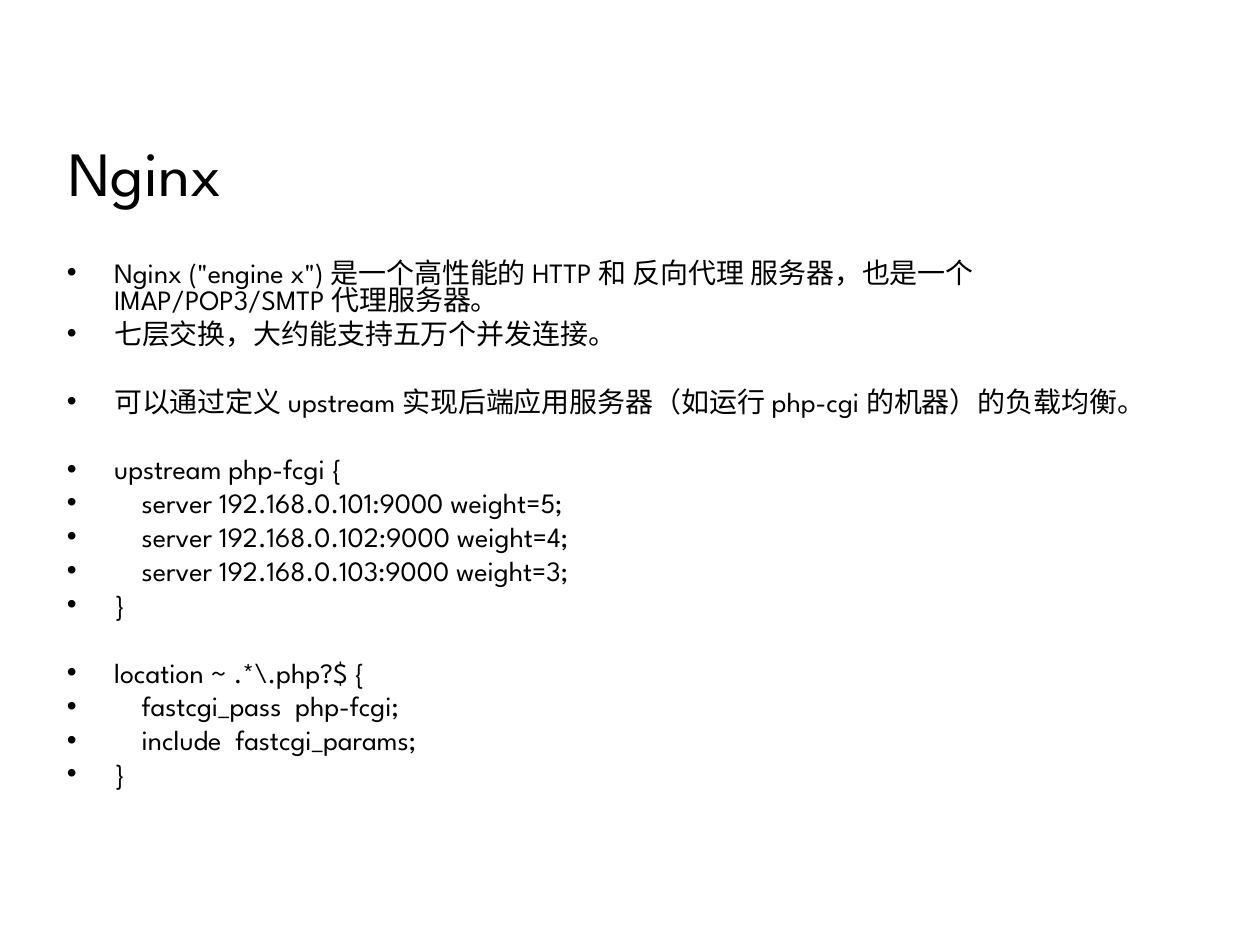
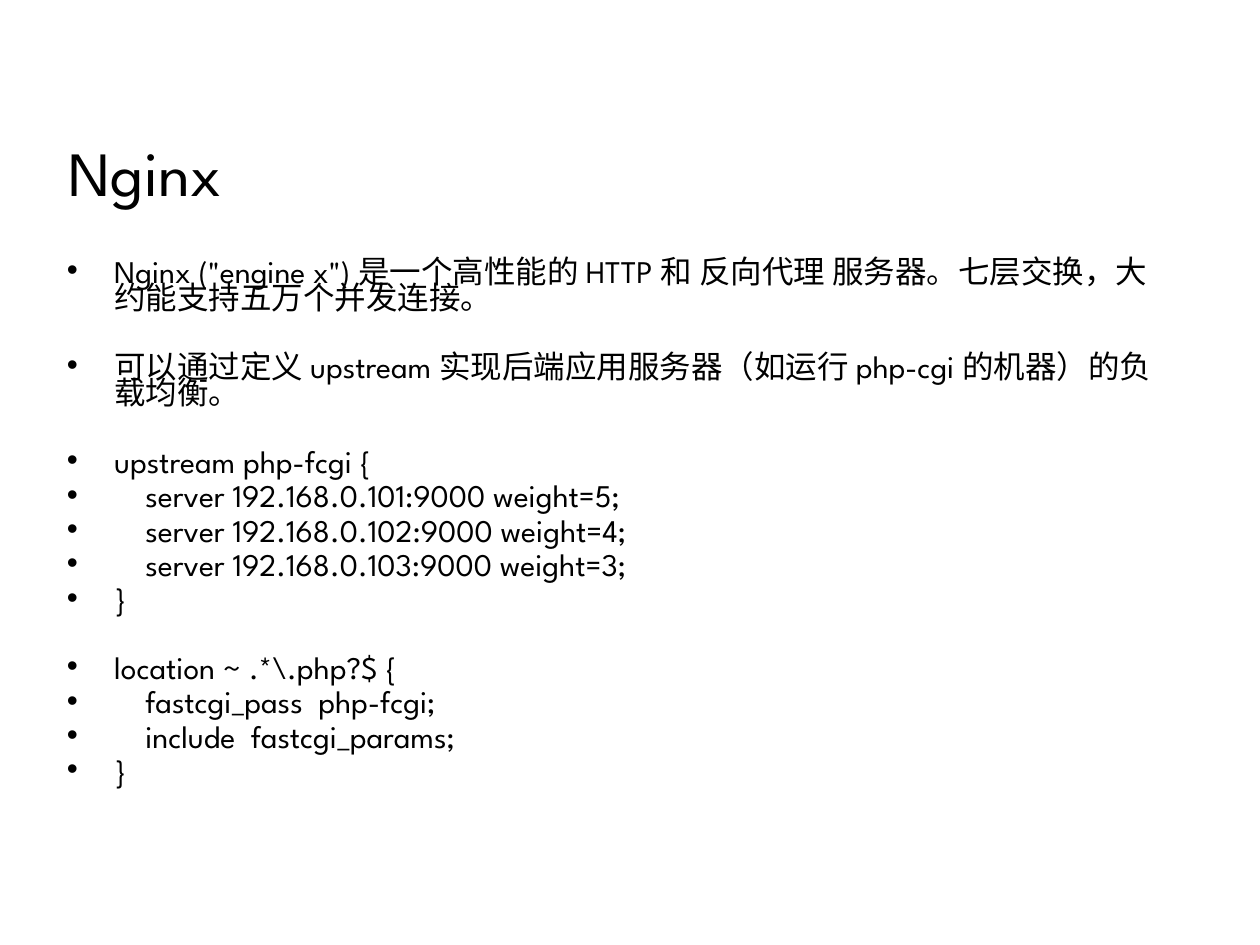
Before and after one commit to 7KjN3mHq/bluedata, a slide deck: slide 11 of system/01总览/架构/网站集群架构.ppt. Drawn at 1260x945 pixels with LibreOffice and Linux fonts; fonts in the diff are those of the drawing; background and template pictures are left out. Boxes give left, top, right and bottom in pixels: in the first picture for what was removed or moved away, otherwise in the second. Text is boxed around its words. In the diff, an @@ line names an element or a change of style, - is before the commit and + after.

```diff
--- a/system/01总览/架构/网站集群架构.ppt
+++ b/system/01总览/架构/网站集群架构.ppt
@@ text at bbox=[114, 256, 1147, 312]: text changed; size 16 to 18 pt @@
-• Nginx ("engine x") 是一个高性能的 HTTP 和 反向代理 服务器，也是一个 IMAP/POP3/SMTP 代理服务器。
-• 七层交换，大约能支持五万个并发连接。
+• Nginx ("engine x") 是一个高性能的 HTTP 和 反向代理 服务器。七层交换，大约能支持五万个并发连接。
@@ text at bbox=[114, 351, 1151, 755]: size 16 to 18 pt in "可以通过定义 upstream 实现后端应用服务器（如运行 php-cgi 的机器）的负载均衡。", "upstream php-fcgi {", "server 192.168.0.101:9000 weight=5;", "server 192.168.0.102:9000 weight=4;" and 6 more places; line spacing 0.8 to 0.7 @@
```
Also in this commit, not shown: 9 other slides changed, 4 slides added, 3 other files.
